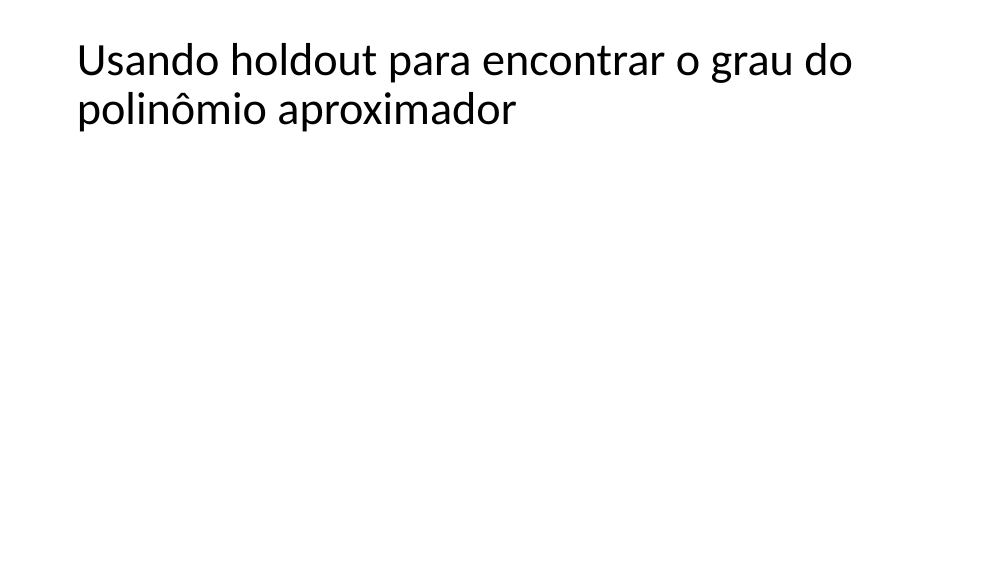
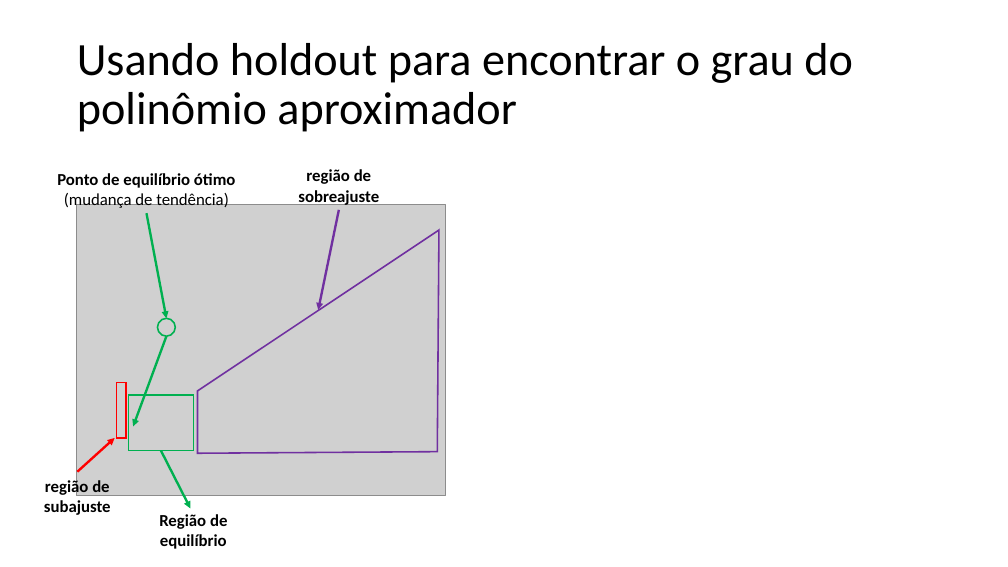
Before and after one commit to zz4fap/t319_aprendizado_de_maquina, a slide deck: slide 12 of slides/T319_Regressão_Linear (Parte V).pptx (slide 13 before the commit). Drawn at 1008x567 pixels with LibreOffice and Linux fonts; fonts in the diff are those of the drawing; grey boxes stand for pictures. Boxes give left, top, right and bottom in pixels: in the first picture for what was removed or moved away, otherwise in the second. Text is boxed around its words. In the diff, an @@ line names an element or a change of style, - is before the commit and + after.

Commit message:
update of slides

```diff
--- a/slides/T319_Regressão_Linear (Parte V).pptx
+++ b/slides/T319_Regressão_Linear (Parte V).pptx
@@ text added at (x1=57, y1=173, x2=235, y2=209), 16 pt, text #000000, bold @@
+Ponto de equilíbrio ótimo
+(mudança de tendência)
@@ text added at (x1=298, y1=169, x2=379, y2=205), 16 pt, text #000000, bold @@
+região de sobreajuste
@@ picture added at (x1=76, y1=205, x2=446, y2=496) @@
@@ arrow added from (147, 213) to (166, 318), #00B050 2.25 pt @@
@@ freeform shape added at (x1=197, y1=230, x2=439, y2=453), outline #7030A0 1.5 pt @@
@@ arrow added from (339, 210) to (318, 310), #7030A0 2.25 pt @@
@@ ellipse added at (x1=157, y1=318, x2=175, y2=337), outline #00B050 1.5 pt @@
@@ arrow added from (166, 337) to (133, 426), #00B050 2.25 pt @@
@@ rectangle added at (x1=116, y1=383, x2=126, y2=438), outline #FF0000 1.5 pt @@
@@ rectangle added at (x1=129, y1=395, x2=194, y2=451), outline #00B050 1.5 pt @@
@@ arrow added from (77, 472) to (115, 438), #FF0000 2.25 pt @@
@@ text added at (x1=44, y1=478, x2=111, y2=515), 16 pt, text #000000, bold @@
+região de subajuste
@@ arrow added from (161, 451) to (191, 509), #00B050 2.25 pt @@
@@ text added at (x1=159, y1=514, x2=227, y2=549), 16 pt, text #000000, bold @@
+Região de equilíbrio
```
Also in this commit, not shown: 1 other slide changed, 4 slides added, 9 slides removed, 1 other file.
